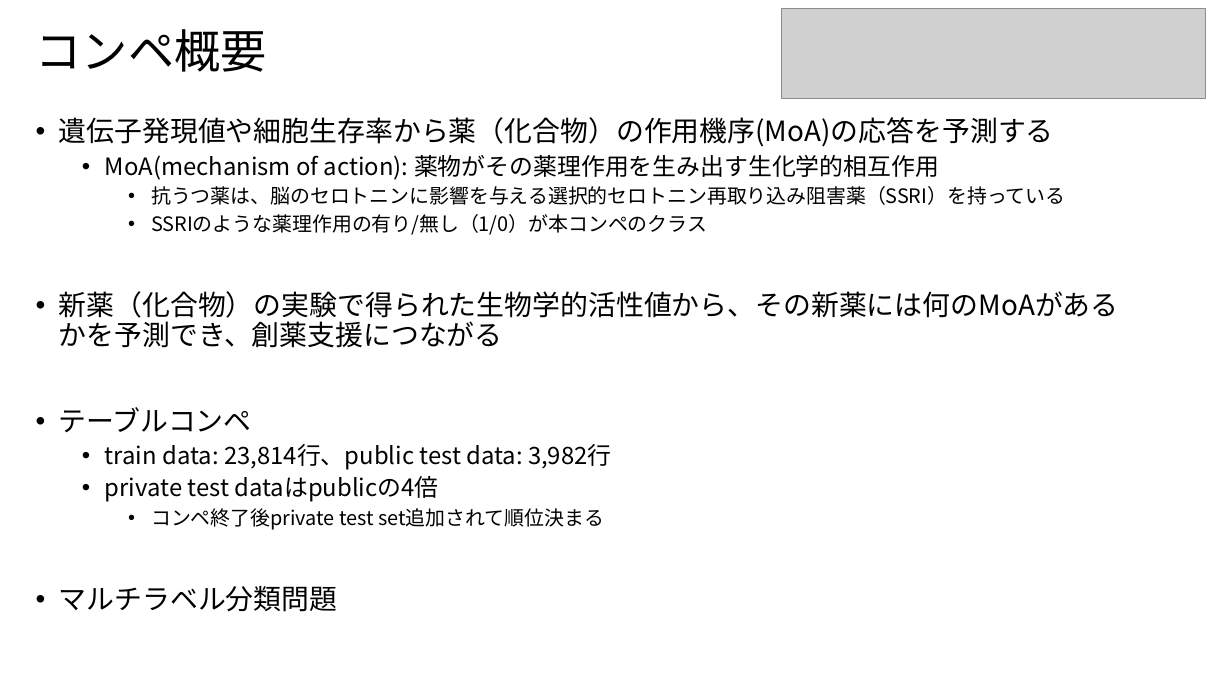
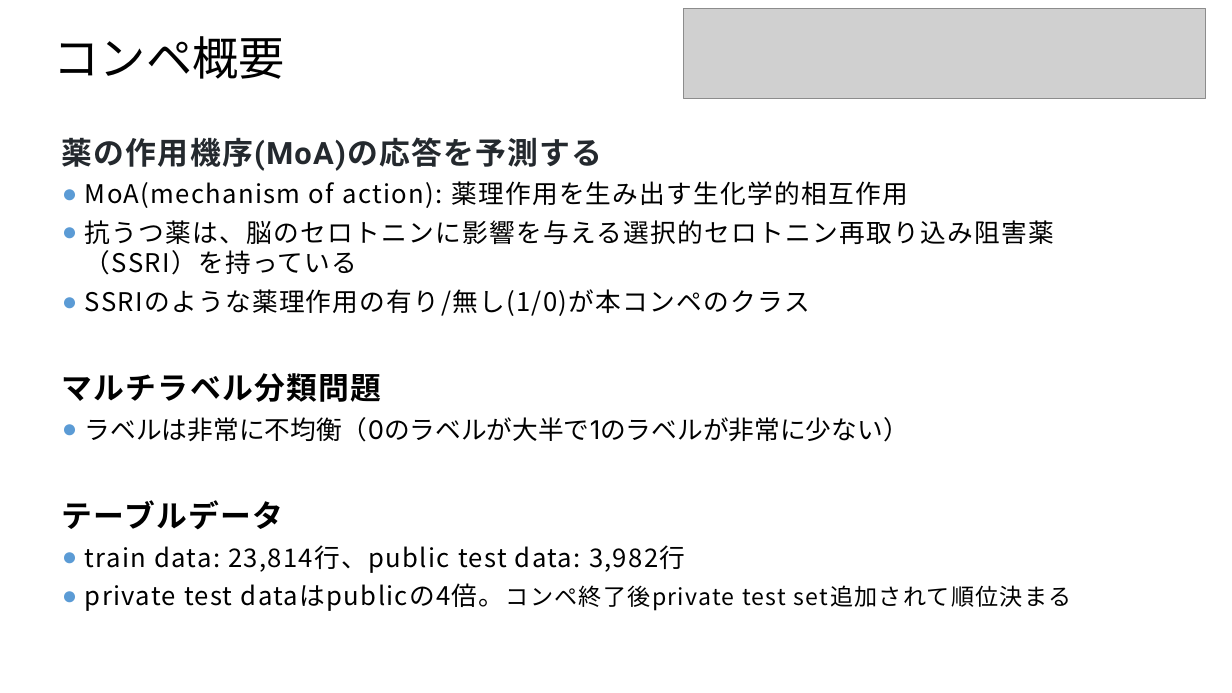
Before and after one commit to riron1206/kaggle_MoA, a slide deck: slide 2 of Kaggle_MoA.pptx. Drawn at 1232x693 pixels with LibreOffice and Linux fonts; fonts in the diff are those of the drawing; grey boxes stand for pictures. Boxes give left, top, right and bottom in pixels: in the first picture for what was removed or moved away, otherwise in the second. Text is boxed around its words. In the diff, an @@ line names an element or a change of style, - is before the commit and + after.

```diff
--- a/Kaggle_MoA.pptx
+++ b/Kaggle_MoA.pptx
@@ title "コンペ概要" moved from (x1=36, y1=29, x2=267, y2=72) to (x1=54, y1=36, x2=285, y2=79) @@
@@ picture resized from (x1=781, y1=8, x2=1205, y2=98) to (x1=683, y1=8, x2=1206, y2=98) @@
@@ text "薬の作用機序(MoA)の応答を予測する" moved from (x1=59, y1=117, x2=1119, y2=612) to (x1=62, y1=137, x2=1072, y2=611) @@
@@ text at (x1=62, y1=137, x2=909, y2=208): text changed; size 18.6 to 20 pt @@
-• 遺伝子発現値や細胞生存率から薬（化合物）の作用機序(MoA)の応答を予測する
-  • MoA(mechanism of action): 薬物がその薬理作用を生み出す生化学的相互作用
+薬の作用機序(MoA)の応答を予測する
+● MoA(mechanism of action): 薬理作用を生み出す生化学的相互作用
@@ text at (x1=85, y1=220, x2=1055, y2=573): size 15.5 to 20 pt in "抗うつ薬は、脳のセロトニンに影響を与える選択的セロトニン再取り込み阻害薬（SSRI）を持っている"; letter spacing 0 to 1 pt in "抗うつ薬は、脳のセロトニンに影響を与える選択的セロトニン再取り込み阻害薬（SSRI）を持っている", "train data: 23,814行、public test data: 3,982行"; size 18.6 to 20 pt in "train data: 23,814行、public test data: 3,982行"; bullet • to ●; list level 3 to 1 in "抗うつ薬は、脳のセロトニンに影響を与える選択的セロトニン再取り込み阻害薬（SSRI）を持っている"; line spacing 0.9 to 1; list level 2 to 1 in "train data: 23,814行、public test data: ..." @@
@@ text at (x1=62, y1=289, x2=909, y2=530): text changed; size 21.7 to 20 pt @@
-    • SSRIのような薬理作用の有り/無し（1/0）が本コンペのクラス
-• 新薬（化合物）の実験で得られた生物学的活性値から、その新薬には何のMoAがあるかを予測でき、創薬支援につながる
-• テーブルコンペ
+● SSRIのような薬理作用の有り/無し(1/0)が本コンペのクラス
+マルチラベル分類問題
+● ラベルは非常に不均衡（0のラベルが大半で1のラベルが非常に少ない）
+テーブルデータ
@@ text at (x1=85, y1=583, x2=1072, y2=611): text changed; size 15.5 to 18 pt @@
-  • private test dataはpublicの4倍
-    • コンペ終了後private test set追加されて順位決まる
-• マルチラベル分類問題
+● private test dataはpublicの4倍。コンペ終了後private test set追加されて順位決まる
```
Also in this commit, not shown: 4 other slides changed, 1 other file.
